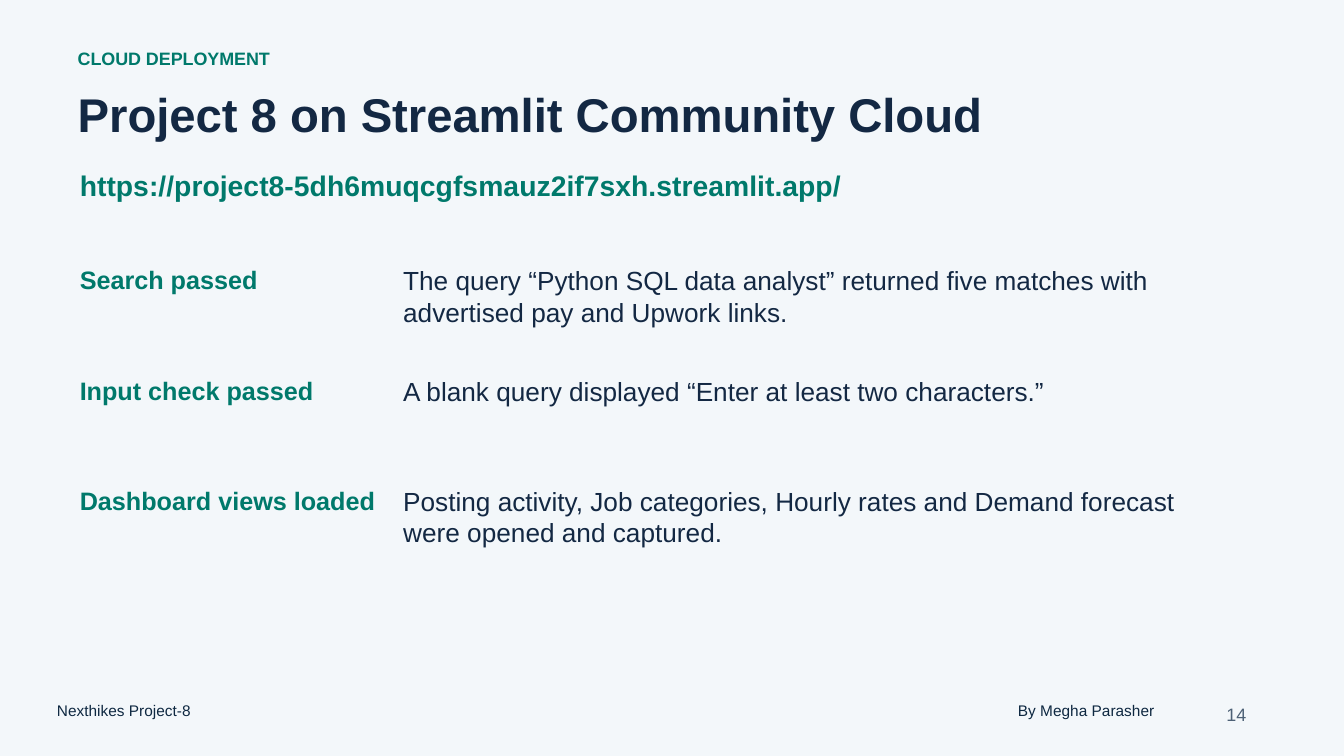
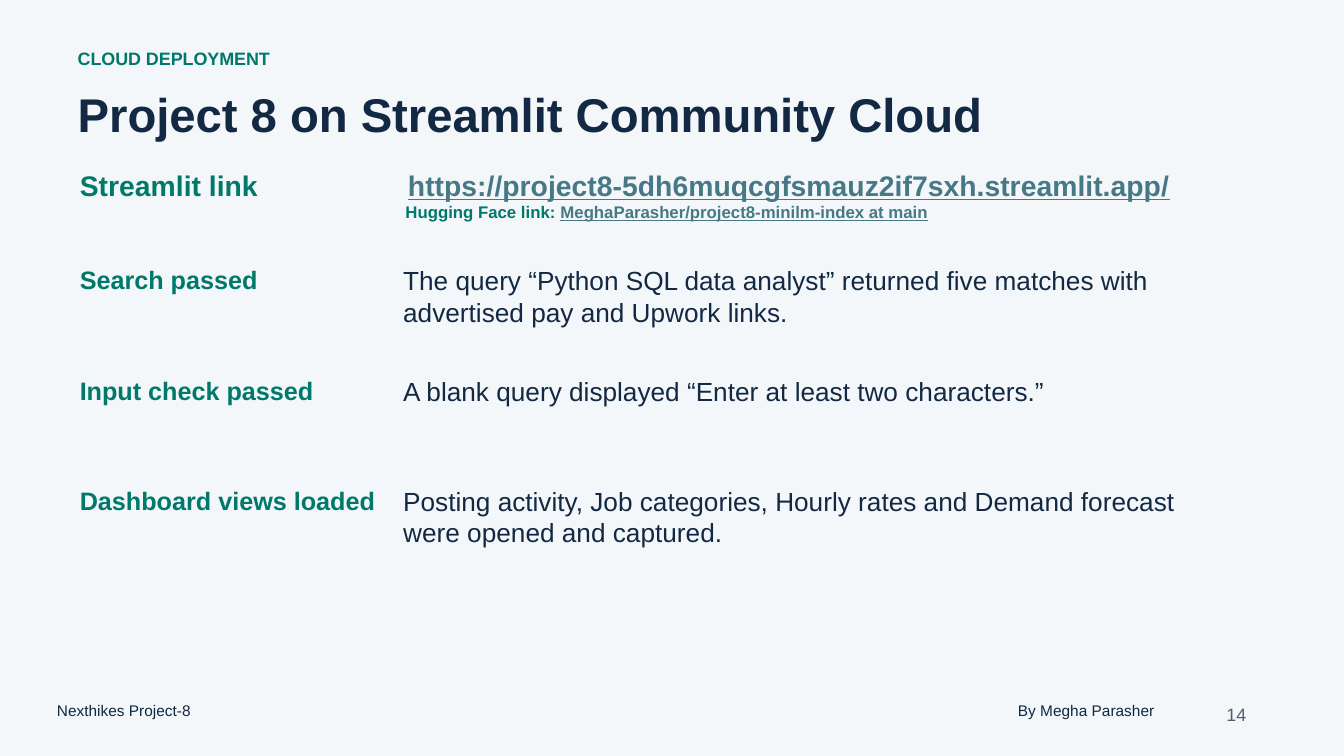
Before and after one commit to meghaparasher-design/Project_8, a slide deck: slide 13 of Project8_Job Market Recommender.pptx. Drawn at 1344x756 pixels with LibreOffice and Linux fonts; fonts in the diff are those of the drawing. Boxes give left, top, right and bottom in pixels: in the first picture for what was removed or moved away, otherwise in the second. Text is boxed around its words. In the diff, an @@ line names an element or a change of style, - is before the commit and + after.

```diff
--- a/Project8_Job Market Recommender.pptx
+++ b/Project8_Job Market Recommender.pptx
@@ text at [80,175,1169,222]: text changed; text colour #00796B to #467886 @@
-https://project8-5dh6muqcgfsmauz2if7sxh.streamlit.app/
+Streamlit link https://project8-5dh6muqcgfsmauz2if7sxh.streamlit.app/
+Hugging Face link: MeghaParasher/project8-minilm-index at main
```
